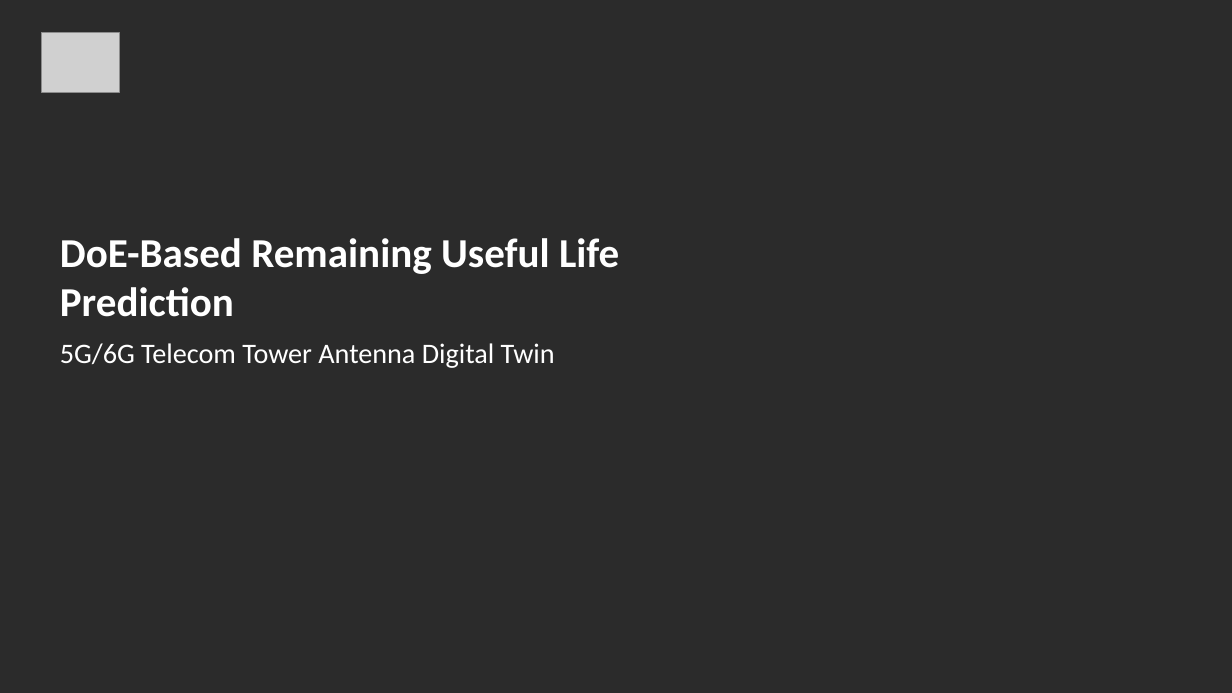
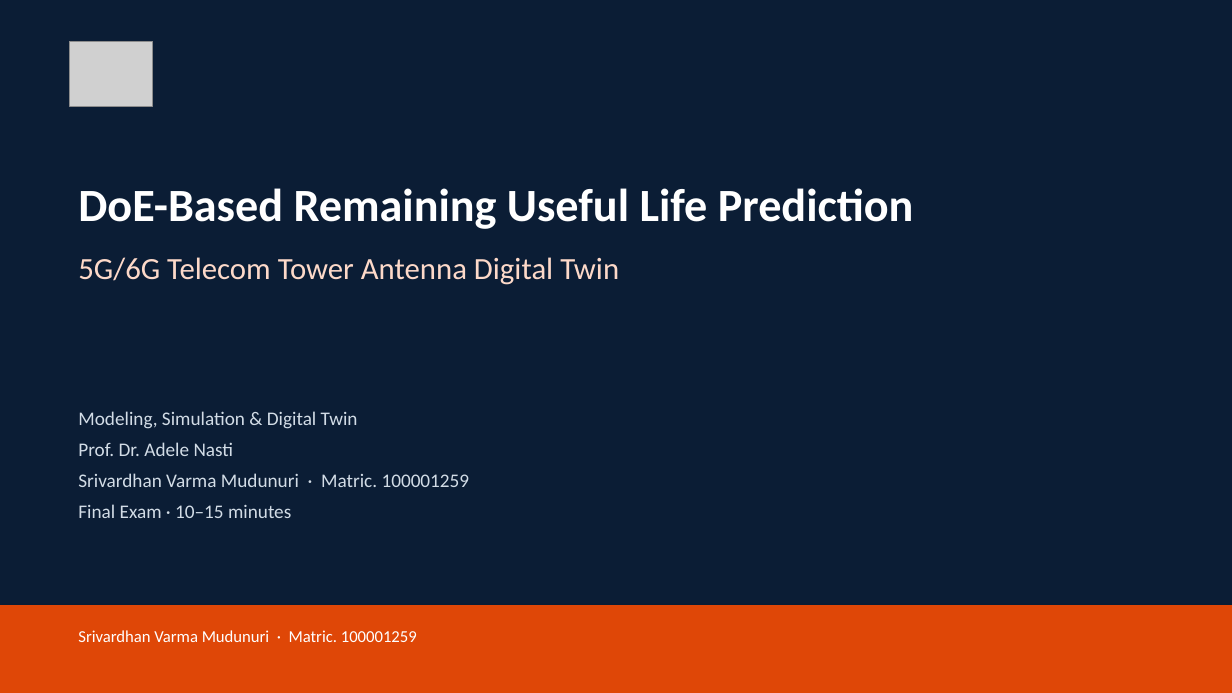
Before and after one commit to msv-codesync/digital-twin-twinblitz, a slide deck: slide 1 of public/project/Exam_Presentation_Antenna_RUL_SRH.pptx. Drawn at 1232x693 pixels with LibreOffice and Linux fonts; fonts in the diff are those of the drawing; grey boxes stand for pictures; background and template pictures are left out; a plain dark background stands for a picture behind light text. Boxes give left, top, right and bottom in pixels: in the first picture for what was removed or moved away, otherwise in the second. Text is boxed around its words. In the diff, an @@ line names an element or a change of style, - is before the commit and + after.

```diff
--- a/public/project/Exam_Presentation_Antenna_RUL_SRH.pptx
+++ b/public/project/Exam_Presentation_Antenna_RUL_SRH.pptx
@@ background picture (left out) to #FFFFFF @@
@@ rectangle added at [0, 0, 1232, 693], fill #0B1D35 @@
@@ picture: place and size @@
-picture at [42, 32, 119, 92]
+picture at [69, 42, 153, 106]
@@ text "DoE-Based Remaining Useful Life Prediction": place and size @@
-text "DoE-Based Remaining Useful Life Prediction" at [60, 238, 619, 368]
+text "DoE-Based Remaining Useful Life Prediction" at [78, 188, 914, 285]
@@ text "DoE-Based Remaining Useful Life Prediction" at [78, 188, 914, 285]: size 32 to 36 pt in "DoE-Based Remaining Useful Life Prediction"; size 22 to 24 pt, text colour #FFFFFF to #FDD9C9 in "5G/6G Telecom Tower Antenna Digital Twin"; more space between paragraphs @@
@@ text added at [78, 411, 470, 518], 15 pt, text #D2DCE6 @@
+Modeling, Simulation & Digital Twin
+Prof. Dr. Adele Nasti
+Srivardhan Varma Mudunuri · Matric. 100001259
+Final Exam · 10–15 minutes
@@ rectangle added at [0, 605, 1232, 693], fill #DF4707 @@
@@ text added at [78, 630, 417, 642], 13 pt, text #FFFFFF @@
+Srivardhan Varma Mudunuri · Matric. 100001259
```
Also in this commit, not shown: 9 other slides changed, 6 slides added, 13 slides removed, 22 other files.
